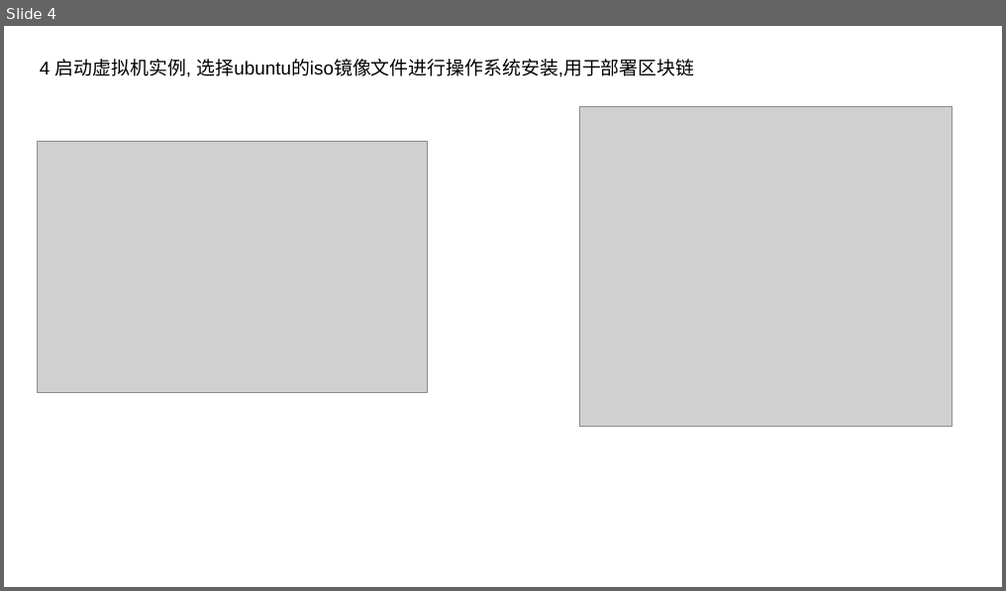
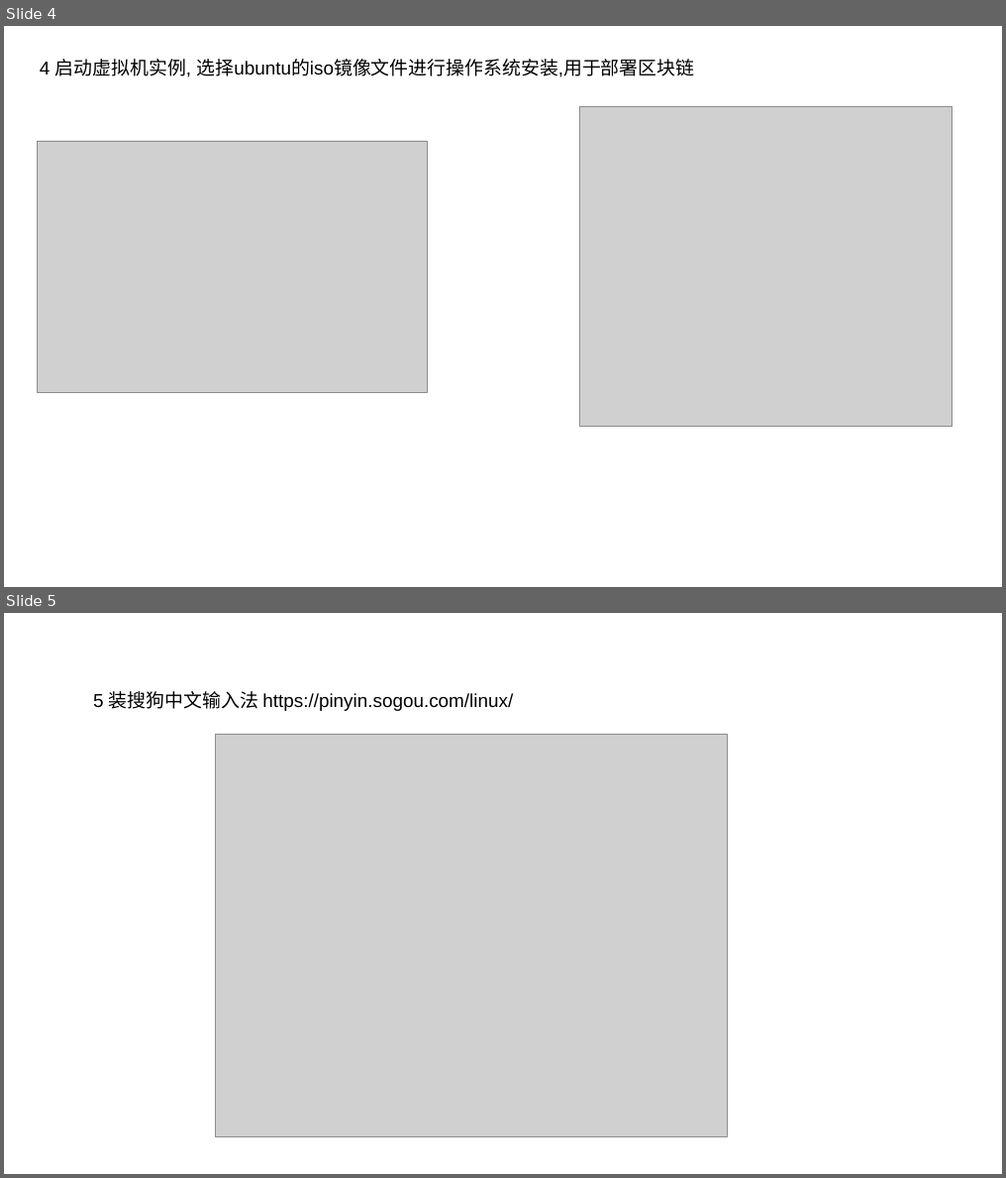
Before and after one commit to db1600800/fabric, a slide deck: 安装步骤.ppt. Shown one above the other, each under a label of ours: slide 4 before the commit, slides 4 and 5 after it. The pictures are 1006x591 and 1006x1178 pixels, drawn with LibreOffice and Linux fonts; fonts in the diff are those of the drawing; grey boxes stand for pictures. Boxes give left, top, right and bottom in pixels: in the first picture for what was removed or moved away, otherwise in the second. Text is boxed around its words. In the diff, an @@ line names an element or a change of style, - is before the commit and + after.

Commit message:
df
df

```diff
--- a/安装步骤.ppt
+++ b/安装步骤.ppt
@@ slide 5 added at (x1=4, y1=613, x2=1002, y2=1174), background #FFFFFF @@
@@ text added at (x1=93, y1=691, x2=513, y2=711), 18 pt, text #000000 @@
+5 装搜狗中文输入法 https://pinyin.sogou.com/linux/
@@ picture added at (x1=216, y1=734, x2=727, y2=1138) @@
```
Also in this commit, not shown: 1 slide removed.
